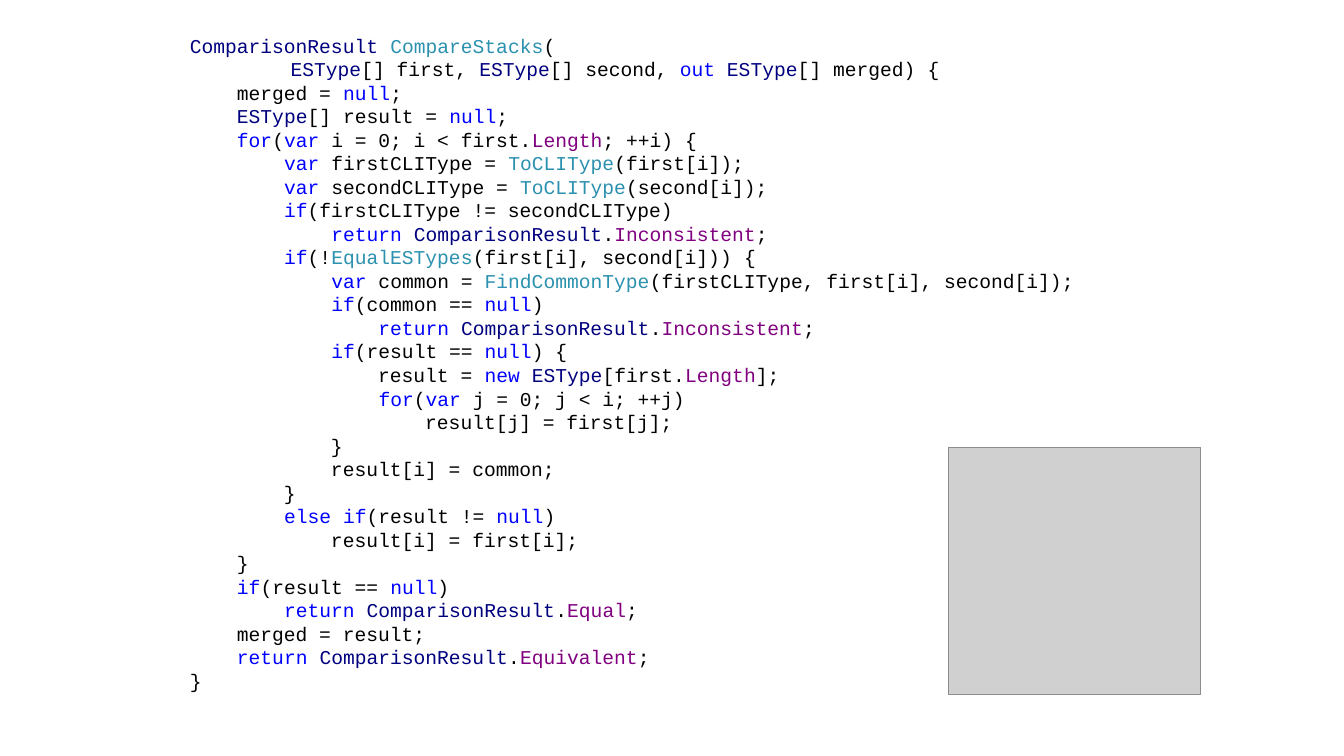
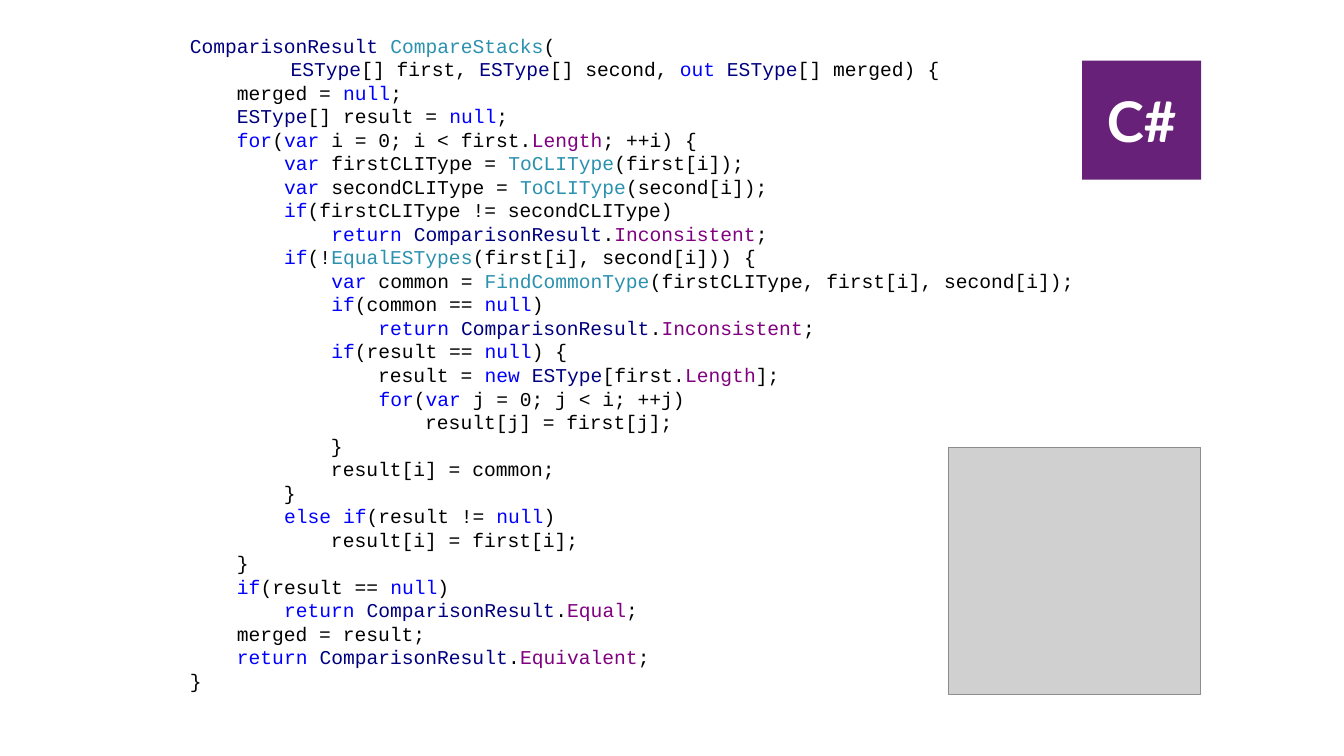
Before and after one commit to kontur-courses/clean-code, a slide deck: slide 44 of clean-code.pptx (slide 41 before the commit). Drawn at 1344x756 pixels with LibreOffice and Linux fonts; fonts in the diff are those of the drawing; grey boxes stand for pictures. Boxes give left, top, right and bottom in pixels: in the first picture for what was removed or moved away, otherwise in the second. Text is boxed around its words. In the diff, an @@ line names an element or a change of style, - is before the commit and + after.

```diff
--- a/clean-code.pptx
+++ b/clean-code.pptx
@@ rectangle added at [1083,60,1202,179], fill #672179, 40 pt, text #FFFFFF, bold @@
+C#
```
Also in this commit, not shown: 4 other slides changed, 4 slides added.
